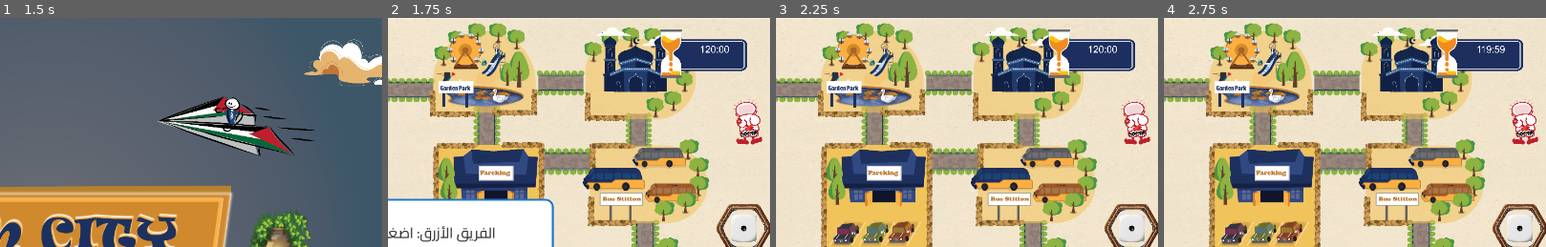
Above: before the commit, frames 1-4 (left to right).
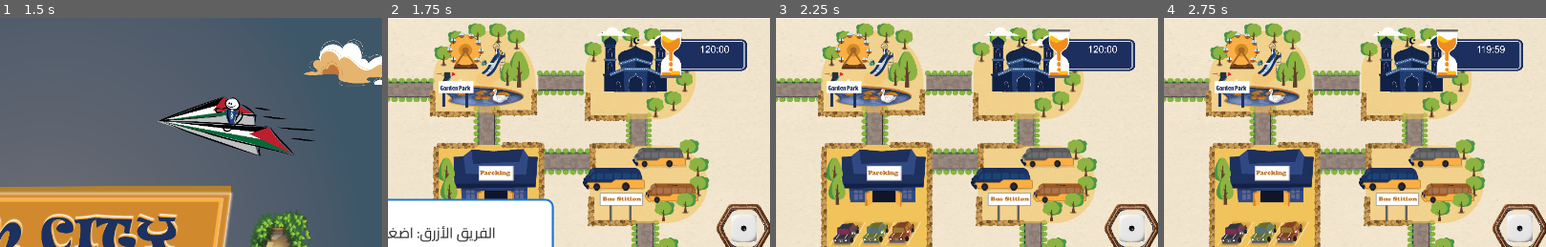
Above: after the commit, the same moments.

Repository: Ahmad-slh/pmf-city-origin
Game: Godot game, scene res://scenes/MainMenu.tscn
Two runs of this game, one before a commit and one after it. Both use one fixed random seed, a clock stepped at 60 frames per second and the inputs below.
Inputs (mouse positions are % of the whole screen's width and height, from its top left):
- Up to frame 1 (1.5 s): click (18, 59) at 0.5 s; click (18, 59) at 1.25 s
- Up to frame 2 (1.75 s): no input
- Up to frame 3 (2.25 s): click (50, 50) at 2.02 s
- Up to frame 4 (2.75 s): no input
The pictures show only the part of the screen within x 45-95%, y 0-50%; the shares and areas given below are measured in that part.

Frame 1 is identical in both runs. In frame 2, 0.8% of the frame differs, in the area x 90-98%, y 35-56%; in frame 3, 0.8%; in frame 4, 0.8%.

Commit message:
Fix battle UI and sector labels

Diff:
--- a/scenes/board.tscn
+++ b/scenes/board.tscn
@@ -1078,7 +1078,11 @@
 [node name="Area2D2" parent="Players/Player_Green" index="0" unique_id=1843696117]
 position = Vector2(-6, -1)
 
+[node name="CollisionShape2D" parent="Players/Player_Green/Area2D2" index="0" unique_id=414697197]
+disabled = true
+
 [node name="Area2D" parent="Players/Player_Green/Area2D2" index="1" unique_id=1996686211]
+visible = false
 texture = ExtResource("21_os6cd")
 metadata/_edit_group_ = true
 
--- a/scripts/BattlePopup.gd
+++ b/scripts/BattlePopup.gd
@@ -308,8 +308,8 @@
 # وظيفتها:
 # إظهار صورتي المقاتلين، وكتابة اسم الفريق على كل زر بدل الكلمة العامة
 # "المهاجم"/"المدافع". الزران يحتفظان بمعناهما كما هو: زر المهاجم يبقى
-# مرتبطًا بـ attacker_team_id وزر المدافع بـ defender_team_id، وإنما
-# يعرض كل منهما هوية الفريق الذي يمثله في هذه المعركة تحديدًا.
+# مرتبطًا بـ attacker_team_id وزر المدافع بـ defender_team_id. نرتبهما
+# بصريًا بحيث يبقى زر الأزرق تحت صورته اليسرى وزر الأحمر تحت صورته اليمنى.
 # ======================================================
 func _update_battle_identity() -> void:
 	fighters.visible = true
@@ -318,6 +318,13 @@
 
 	attacker_button.text = get_team_name(attacker_team_id)
 	defender_button.text = get_team_name(defender_team_id)
+
+	# ترتيب العقدة لا يغيّر الإشارة المربوطة بكل زر، لذلك تبقى هوية
+	# المهاجم والمدافع صحيحة حتى عندما يكون المهاجم هو الفريق الأحمر.
+	if attacker_team_id == 1:
+		button_row.move_child(attacker_button, 0)
+	elif defender_team_id == 1:
+		button_row.move_child(defender_button, 0)
 
 
 func get_team_name(team_id: int) -> String:
--- a/scripts/GameManagerHelper.gd
+++ b/scripts/GameManagerHelper.gd
@@ -804,11 +804,11 @@
 # ======================================================
 # اسم الدالة: format_time_label
 # وظيفتها:
-# النص الكامل الموحّد للمؤقتات: أيقونة ساعة + "الوقت:" + MM:SS
+# النص الكامل الموحّد للمؤقتات: "الوقت:" + MM:SS
 # ======================================================
 func format_time_label(total_seconds: int) -> String:
 
-	return "⏳ الوقت: " + format_mm_ss(total_seconds)
+	return "الوقت: " + format_mm_ss(total_seconds)
 
 
 # ======================================================
--- a/scripts/board.gd
+++ b/scripts/board.gd
@@ -33,6 +33,25 @@
 	1: Color(0.25, 0.55, 1.0, 0.8), # أزرق
 	#2: Color(0.2, 0.8, 0.35, 0.8)   # أخضر
 	2: Color(1.0, 0.25, 0.25)
+}
+
+# الأسماء الظاهرة للاعب بدل أسماء العقد التقنية مثل Sector_07.
+# الترتيب يطابق صور القطاعات في لوحة اللعب.
+const SECTOR_DISPLAY_NAMES := {
+	1: "قطاع الملعب",
+	2: "قطاع المباني الحكومية",
+	3: "قطاع الحديقة العامة",
+	4: "قطاع المسجد",
+	5: "قطاع المستشفى",
+	6: "قطاع التعليم",
+	7: "قطاع مواقف السيارات",
+	8: "قطاع محطة الحافلات",
+	9: "قطاع المتحف",
+	10: "قطاع الطاقة",
+	11: "قطاع المدرسة",
+	12: "قطاع المكتبة",
+	13: "قطاع المحكمة",
+	14: "قطاع بئر المياه"
 }
 
 var team_players := {}
@@ -282,6 +301,11 @@
 	if team_id == 1:
 		return "الفريق الأزرق"
 	return "الفريق الأحمر"
+
+
+func _sector_display_name(sector) -> String:
+	var sector_id: int = int(sector.sector_id)
+	return str(SECTOR_DISPLAY_NAMES.get(sector_id, sector.sector_name))
 
 
 # ======================================================
@@ -1369,10 +1393,11 @@
 		selected_sector.reset_sector()
 
 	# تجهيز وصف الحدث الذي سيظهر في اللوحة الجانبية
+	var sector_display_name := _sector_display_name(selected_sector)
 	var description: String = "تم إلغاء استثمار للفريق: " \
 		+ str(team_id) \
-		+ " في القطاع " \
-		+ selected_sector.name
+		+ " في " \
+		+ sector_display_name
 
 	#GameManagerHelper.remove_effect(team_id, GameManagerHelper.EffectType.CANCEL_ONE_INVESTMENT)
 	# الآن نخزن التأثير بعد أن عرفنا اسم القطاع
@@ -1381,7 +1406,7 @@
 		GameManagerHelper.EffectType.CANCEL_ONE_INVESTMENT,
 		{
 			"card_data": card_data,
-			"sector_name": selected_sector.name,
+			"sector_name": sector_display_name,
 			"description": description,
 			"display_turns_left": 2
 		}
@@ -1424,10 +1449,11 @@
 		selected_sector.close_cell(other_team)
 
 	# تجهيز وصف الحدث الذي سيظهر في اللوحة الجانبية
+	var sector_display_name := _sector_display_name(selected_sector)
 	var description: String = "تم إلغاء استثمار للفريق: " \
 		+ str(team_id) \
-		+ " في القطاع " \
-		+ selected_sector.name \
+		+ " في " \
+		+ sector_display_name \
 		+ " وتم منحه للفريق " \
 		+ str(other_team)
 
@@ -1440,7 +1466,7 @@
 		GameManagerHelper.EffectType.TRANSFER_ONE_OWNED_SECTOR_TO_OPPONENT,
 		{
 			"card_data": card_data,
-			"sector_name": selected_sector.name,
+			"sector_name": sector_display_name,
 			"description": description,
 			"display_turns_left": 2
 		}
--- a/scripts/sector_question_card.gd
+++ b/scripts/sector_question_card.gd
@@ -185,14 +185,12 @@
 # أو على الفراغ الذي تظهر منه أرضية اللوحة
 # ======================================================
 # الشريط مختار بالقياس على البطاقات الست والعشرين:
-# نص البطاقات المرسوم يبدأ عند 0.1065 من الارتفاع في أضيق بطاقة،
-# فالشريط 0.056..0.098 يبقى فوق النص المرسوم في كل البطاقات.
-# شريط أخفض كان يجلس داخل بياض البطاقة في حالات أكثر،
-# لكنه يغطي نص السؤال في تسع بطاقات، والقراءة أهم
+# نرفع شريط التعليمات فوق حافة البطاقة حتى لا يغطي السطر الأول
+# من السؤال، مع إبقاء ارتفاعه ثابتًا ليظل النص مقروءًا.
 const OVERLAY_LEFT := 0.20
 const OVERLAY_RIGHT := 0.80
-const OVERLAY_TOP := 0.01
-const OVERLAY_TIMER_BOTTOM := 0.098
+const OVERLAY_TOP := -0.065
+const OVERLAY_TIMER_BOTTOM := 0.023
 
 # النتيجة تجلس مباشرة تحت المؤقت بدل أن تحل محله،
 # حتى يبقى الوقت ظاهرا مع إشعار الإجابة في نفس المنطقة
